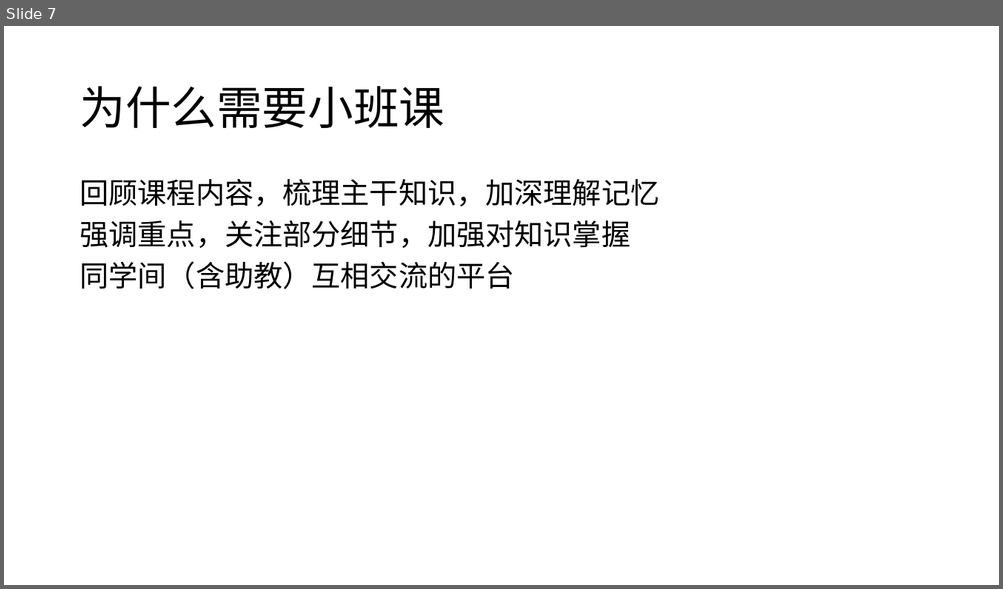
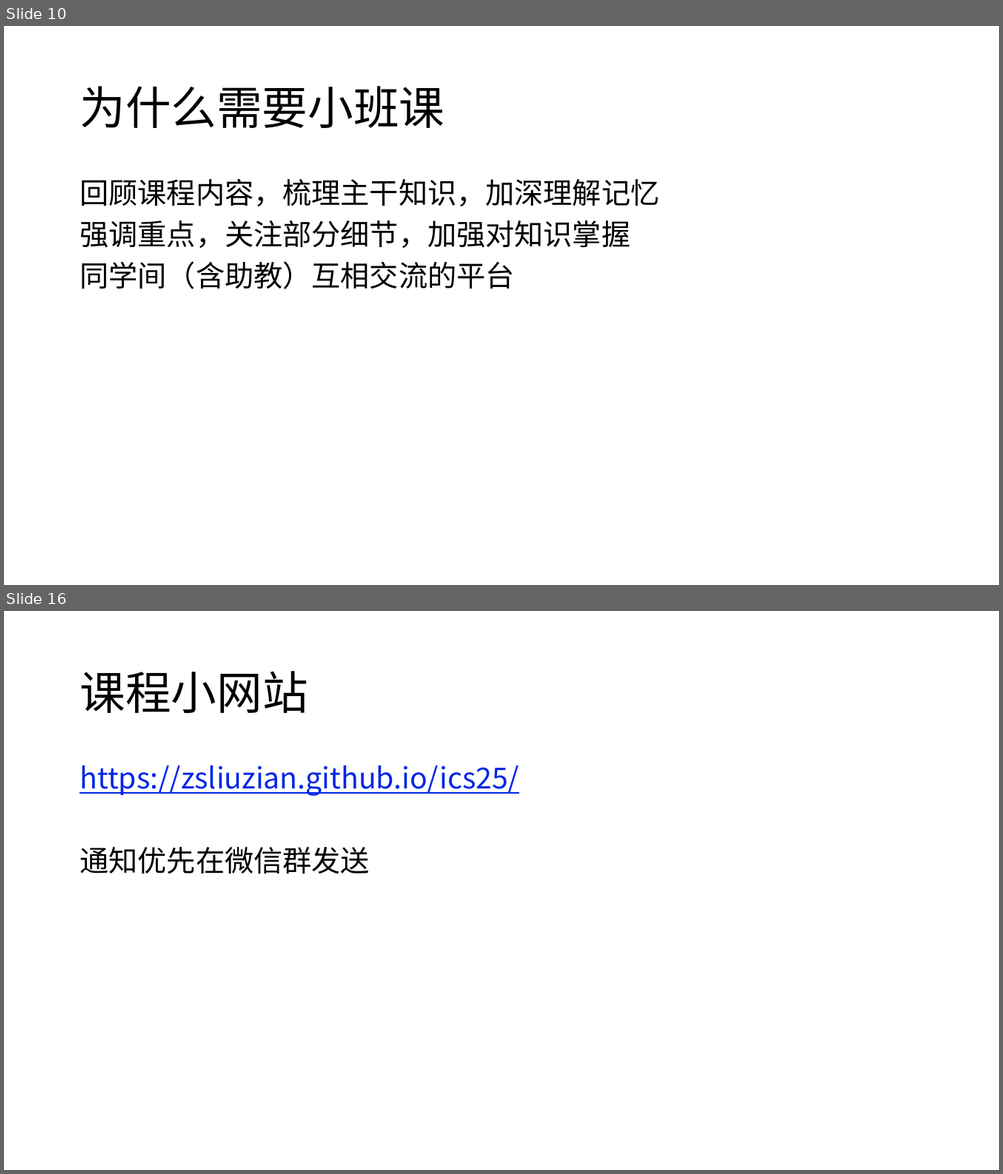
Before and after one commit to zsLiuZian/ics25, a slide deck: resource/seminar/Week1.pptx. Shown one above the other, each under a label of ours: slide 7 before the commit, slides 10 and 16 after it; the slides between them are not shown. The pictures are 1003x589 and 1003x1174 pixels, drawn with LibreOffice and Linux fonts; fonts in the diff are those of the drawing. Boxes give left, top, right and bottom in pixels: in the first picture for what was removed or moved away, otherwise in the second. Text is boxed around its words. In the diff, an @@ line names an element or a change of style, - is before the commit and + after.

```diff
--- a/resource/seminar/Week1.pptx
+++ b/resource/seminar/Week1.pptx
@@ slide 16 added at (x1=4, y1=611, x2=999, y2=1170), background #FFFFFF @@
@@ title added at (x1=79, y1=671, x2=307, y2=713), 44 pt, text #000000 @@
+课程小网站
@@ text added at (x1=79, y1=765, x2=519, y2=874), 28 pt, text #0026E5, underline @@
+https://zsliuzian.github.io/ics25/
+通知优先在微信群发送
@@ what was slide 7 is now slide 10 @@
```
Also in this commit, not shown: 9 slides changed, 32 other slides added, 4 other files.
